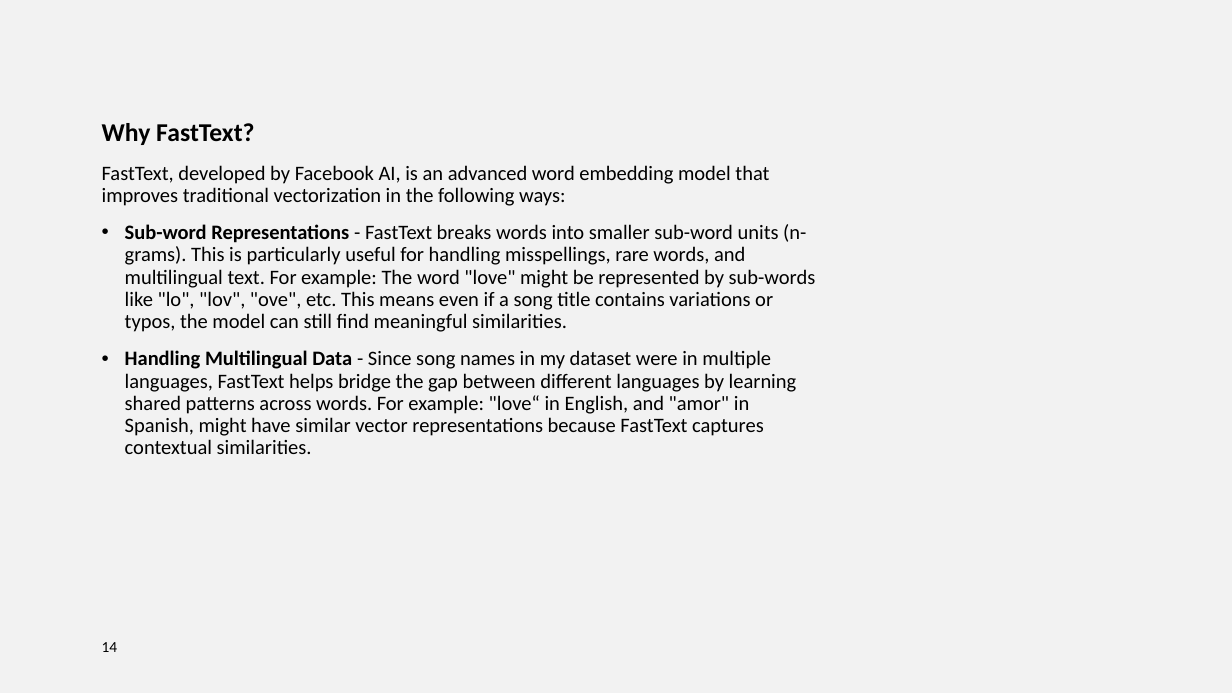
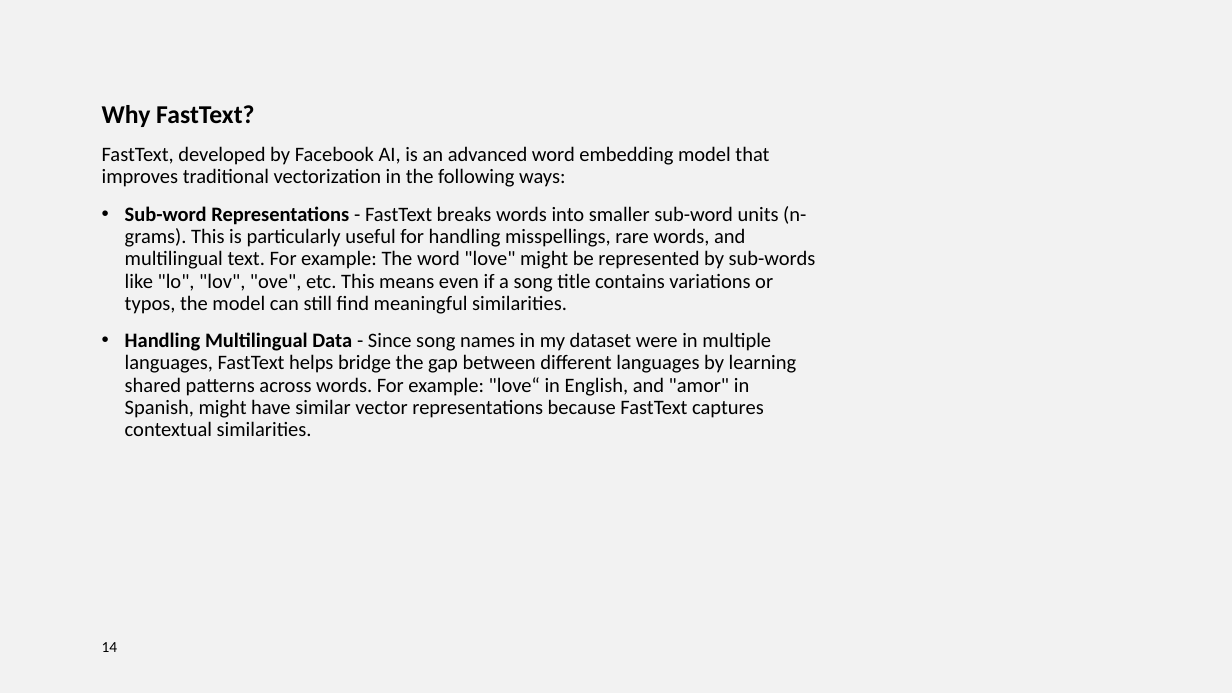
Before and after one commit to NatashaKamami/Music-Recommendation-System, a slide deck: slide 14 of Music recommendation system.pptx. Drawn at 1232x693 pixels with LibreOffice and Linux fonts; fonts in the diff are those of the drawing; background and template pictures are left out. Boxes give left, top, right and bottom in pixels: in the first picture for what was removed or moved away, otherwise in the second. Text is boxed around its words. In the diff, an @@ line names an element or a change of style, - is before the commit and + after.

```diff
--- a/Music recommendation system.pptx
+++ b/Music recommendation system.pptx
@@ text "Why FastText?": place and size @@
-text "Why FastText?" at [102,123,816,454]
+text "Why FastText?" at [102,105,816,436]
```
Also in this commit, not shown: 3 other slides changed, 1 slide added.
